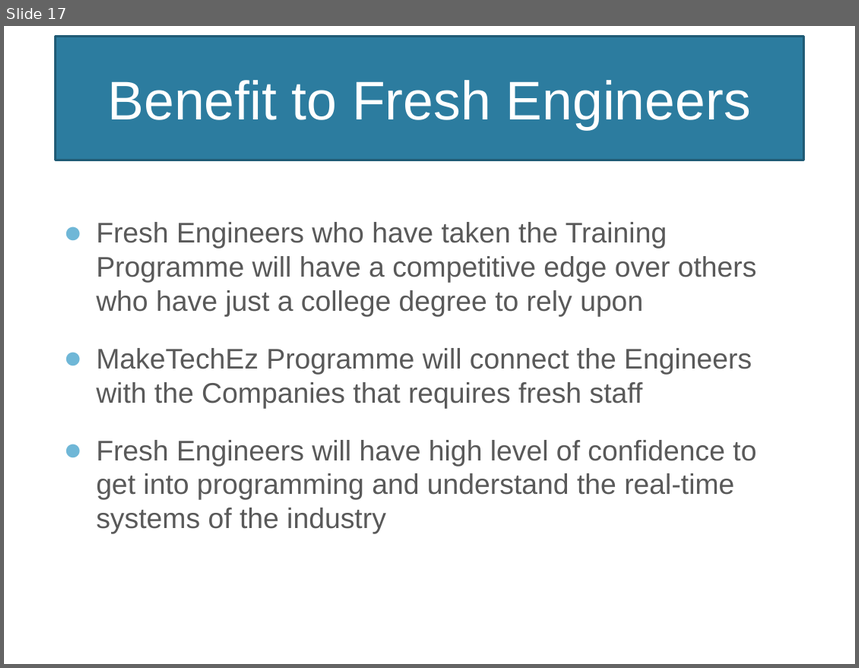
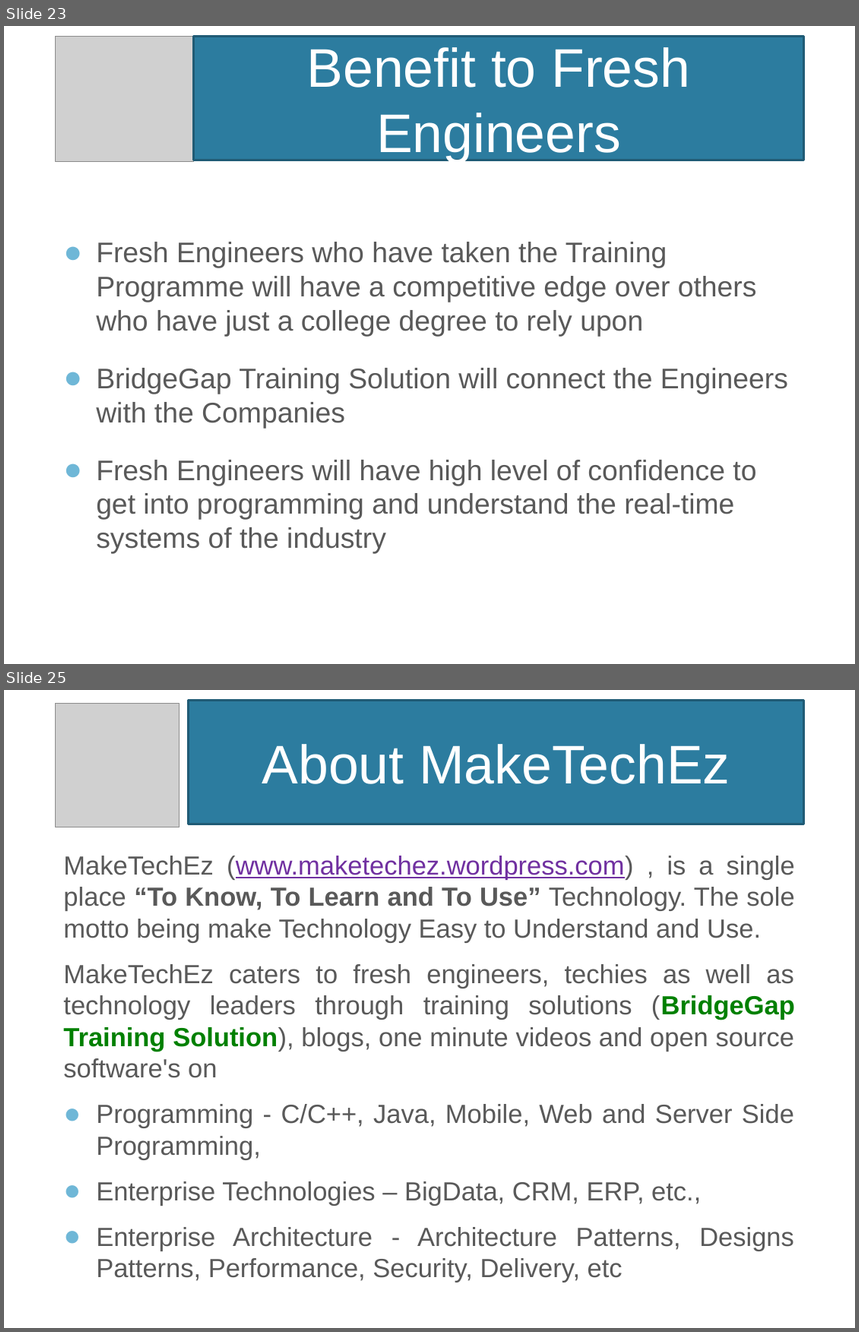
Before and after one commit to NarayanMahadevan/MakeTechEzResources, a slide deck: Documents/MakeTechEzTrainingProgramme.pptx. Shown one above the other, each under a label of ours: slide 17 before the commit, slides 23 and 25 after it; the slides between them are not shown. The pictures are 859x668 and 859x1332 pixels, drawn with LibreOffice and Linux fonts; fonts in the diff are those of the drawing; grey boxes stand for pictures; background and template pictures are left out. Boxes give left, top, right and bottom in pixels: in the first picture for what was removed or moved away, otherwise in the second. Text is boxed around its words. In the diff, an @@ line names an element or a change of style, - is before the commit and + after.

```diff
--- a/Documents/MakeTechEzTrainingProgramme.pptx
+++ b/Documents/MakeTechEzTrainingProgramme.pptx
@@ slide 25 added at (4,690,855,1328), background picture (left out) @@
@@ picture added at (56,704,180,827) @@
@@ title added at (189,700,804,825), fill #2C7C9F, outline #215C76 2 pt, 46 pt, text #FFFFFF @@
+About MakeTechEz
@@ text added at (63,856,795,1283), 22.2 pt, text #595959 @@
+MakeTechEz (www.maketechez.wordpress.com) , is a single place “To Know, To Learn and To Use” Technology. The sole motto being make Technology Easy to Understand and Use.
+MakeTechEz caters to fresh engineers, techies as well as technology leaders through training solutions (BridgeGap Training Solution), blogs, one minute videos and open source software's on
+● Programming - C/C++, Java, Mobile, Web and Server Side Programming,
+● Enterprise Technologies – BigData, CRM, ERP, etc.,
+● Enterprise Architecture - Architecture Patterns, Designs Patterns, Performance, Security, Delivery, etc
@@ what was slide 17 is now slide 23 @@
@@ slide 23 changed as well @@
@@ picture added at (56,36,194,162) @@
@@ title "Benefit to Fresh Engineers": place and size @@
-title "Benefit to Fresh Engineers" at (55,36,804,161)
+title "Benefit to Fresh Engineers" at (194,36,804,161)
@@ text "Fresh Engineers who have taken ...": place and size @@
-text "Fresh Engineers who have taken ..." at (96,222,757,534)
+text "Fresh Engineers who have taken ..." at (96,242,788,554)
@@ text at (96,368,788,428): text changed @@
-● MakeTechEz Programme will connect the Engineers with the Companies that requires fresh staff
+● BridgeGap Training Solution will connect the Engineers with the Companies
```
Also in this commit, not shown: 10 other slides changed, 14 other slides added, 7 slides removed, 17 other files.
